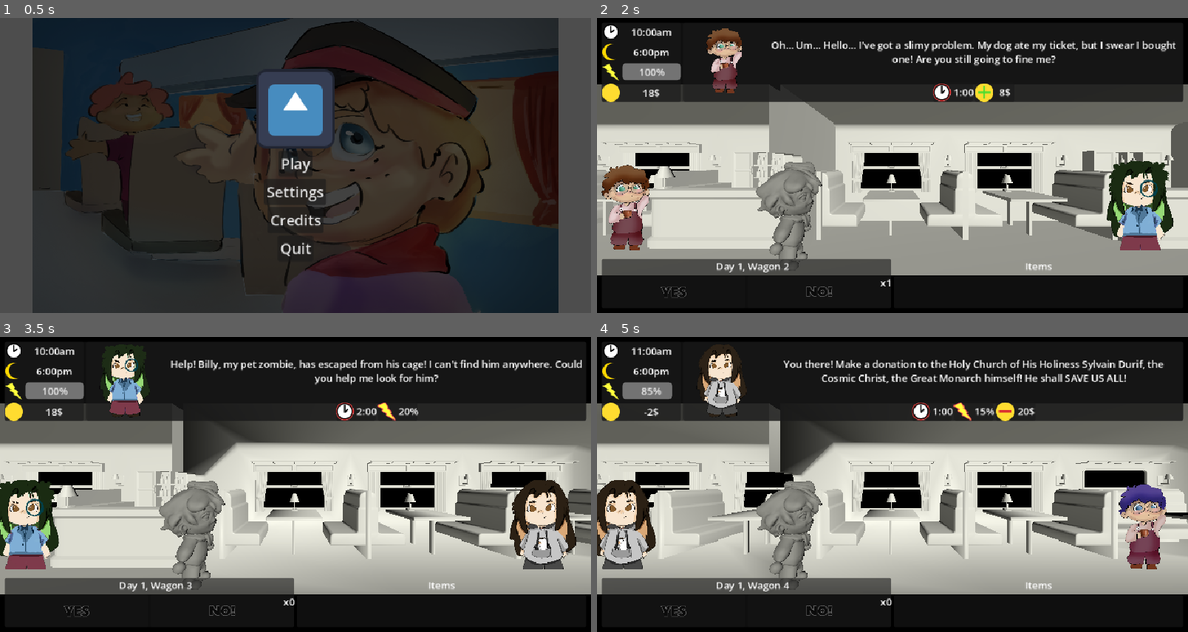
Above: before the commit, frames 1-4 (two rows, left to right).
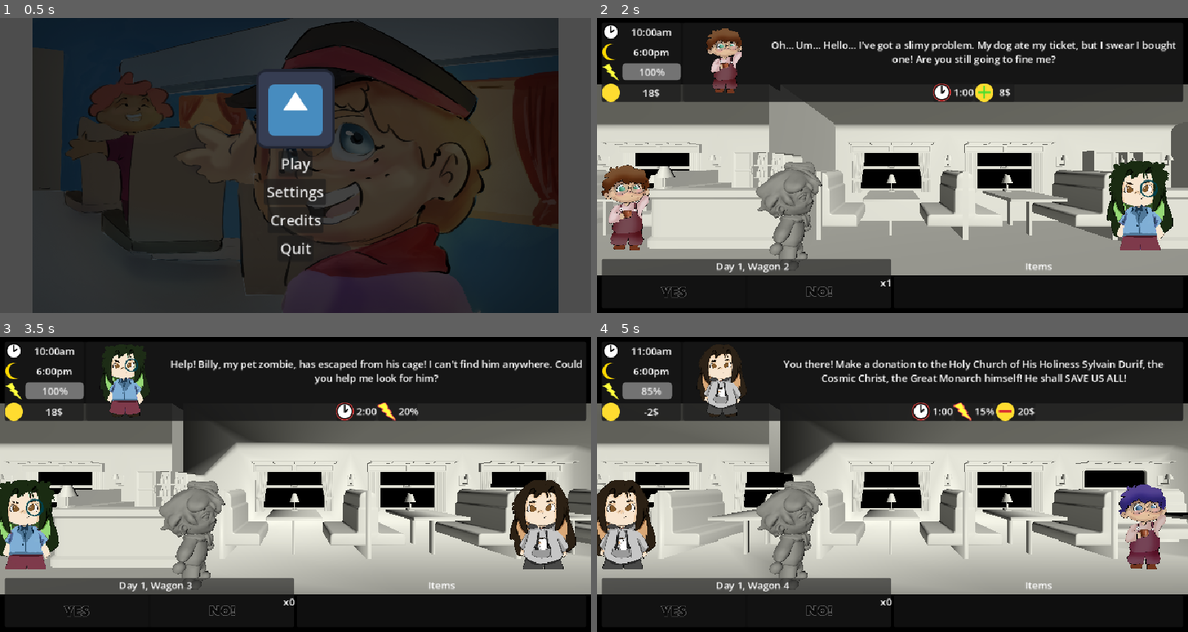
Above: after the commit, the same moments.

Repository: Smg065/WGJ2026
Game: Godot game, scene res://Scenes/MainMenu.tscn
Two runs of this game, one before a commit and one after it. Both use one fixed random seed, a clock stepped at 60 frames per second and the inputs below. The engine's default icon, where the game draws it, is replaced by a stand-in: a white triangle on a blue panel in a dark square.
Inputs (mouse positions are in pixels of both pictures, inside the frame that each line leads up to):
- Up to frame 1 (0.5 s): no input
- Up to frame 2 (2 s): click "Play" at 0.5 s; click (673, 292) at 1.25 s
- Up to frame 3 (3.5 s): click "x1" at 2.75 s
- Up to frame 4 (5 s): click (673, 611) at 4.25 s

Frame 1 is identical in both runs. In frame 2, less than 0.1% of the frame differs, in the area x 0-98%, y 48-79%; in frame 3, less than 0.1%; in frame 4, less than 0.1%.

Commit message:
AudioHookDialogue

Diff:
--- a/Resources/TrainWagon.tscn
+++ b/Resources/TrainWagon.tscn
@@ -11,6 +11,8 @@
 [node name="WagonChar" type="Sprite3D" parent="." unique_id=1046716043]
 transform = Transform3D(1, 0, 0, 0, 1, 0, 0, 0, 1, 1, 0.475, -3.525)
 pixel_size = 0.0006
+billboard = 2
+alpha_cut = 1
 texture = ExtResource("2_s3clx")
 
 [node name="WagonOrigin" type="Node3D" parent="." unique_id=1512111614]
--- a/Scripts/CharacterRequest.gd
+++ b/Scripts/CharacterRequest.gd
@@ -5,6 +5,7 @@
 @export_multiline() var dialogueEn : String
 ##French dialogue
 @export_multiline() var dialogueFr : String
+@export var dialogueSound : AudioStream
 ##The tags you're required to have to get this task
 @export var tagWhitelist : Array[String]
 ##The tags you must not have to get this task
--- a/project.godot
+++ b/project.godot
@@ -34,6 +34,7 @@
 "res://Models/": "yellow",
 "res://Music/": "gray",
 "res://Resources/": "blue",
+"res://SFX/": "orange",
 "res://Scenes/": "teal",
 "res://Scripts/": "purple",
 "res://Sprites/": "green",
